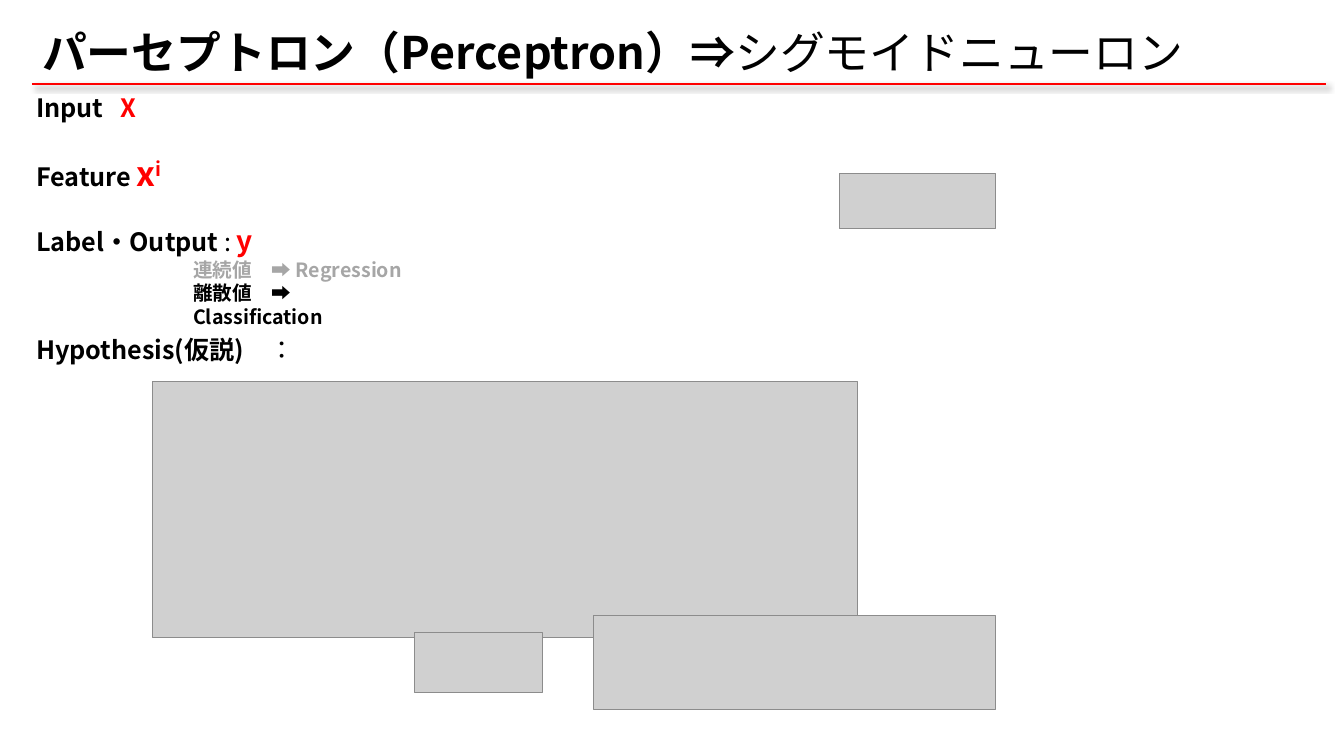
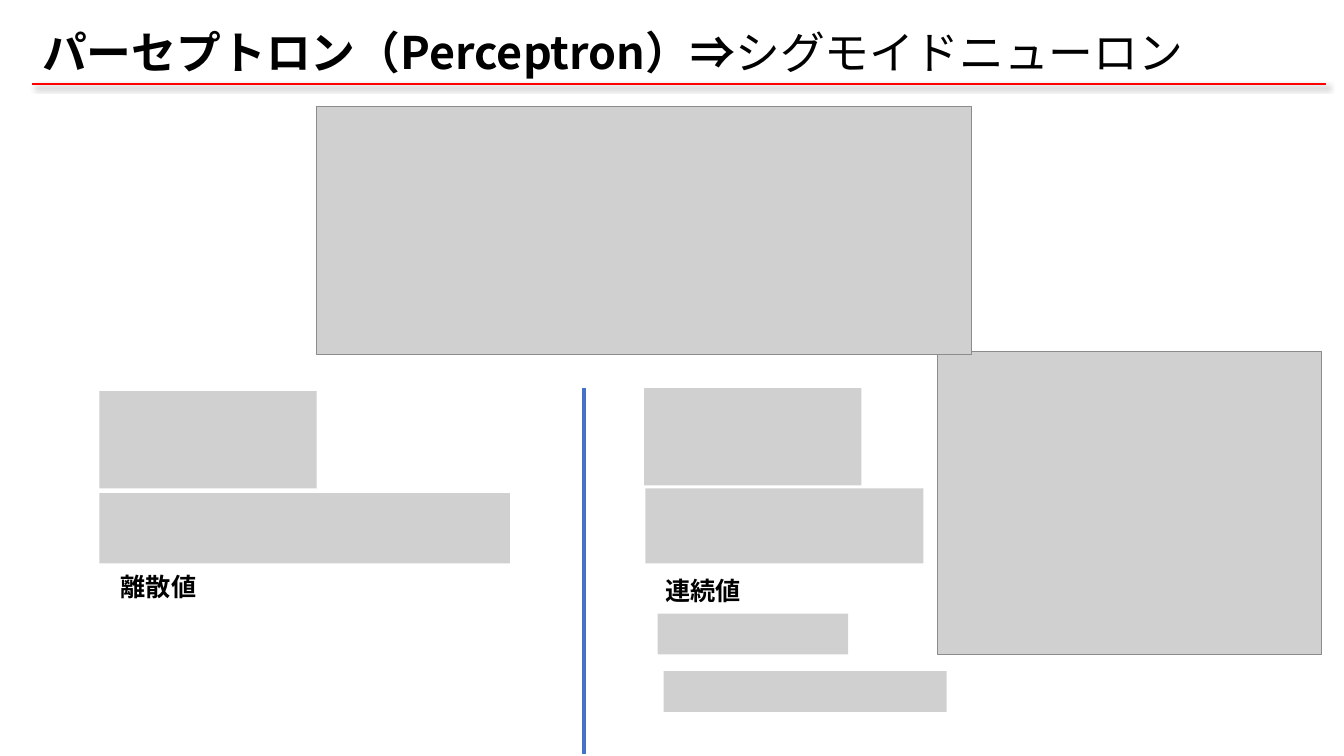
Before and after one commit to qqinxl2015/machine-learning-basic, a slide deck: slide 6 of _ML_NN.pptx (slide 5 before the commit). Drawn at 1344x756 pixels with LibreOffice and Linux fonts; fonts in the diff are those of the drawing; grey boxes stand for pictures. Boxes give left, top, right and bottom in pixels: in the first picture for what was removed or moved away, otherwise in the second. Text is boxed around its words. In the diff, an @@ line names an element or a change of style, - is before the commit and + after.

```diff
--- a/_ML_NN.pptx
+++ b/_ML_NN.pptx
@@ text removed at box(36, 98, 253, 365) @@
-Input X
-Feature xi
-Label・Output : y
-Hypothesis(仮説) ：
@@ picture added at box(317, 107, 972, 355) @@
@@ picture removed at box(840, 173, 996, 229) @@
@@ picture added at box(939, 352, 1323, 654) @@
@@ picture removed at box(153, 382, 858, 638) @@
@@ line added from (584, 388) to (584, 754), #4472C4 2.25 pt @@
@@ picture added at box(644, 388, 861, 486) @@
@@ picture added at box(100, 391, 317, 489) @@
@@ picture added at box(100, 493, 510, 564) @@
@@ picture added at box(645, 489, 924, 564) @@
@@ text at box(121, 570, 197, 602): text changed; size 14 to 18 pt @@
-連続値 ➡ Regression
-離散値 ➡ Classification
+離散値
@@ text added at box(666, 578, 742, 602), 18 pt, text #000000, bold @@
+連続値
@@ picture removed at box(594, 616, 996, 710) @@
@@ picture added at box(657, 614, 848, 654) @@
@@ picture removed at box(414, 632, 541, 693) @@
@@ picture added at box(663, 671, 947, 712) @@
```
Also in this commit, not shown: 1 other slide changed, 2 slides added.
